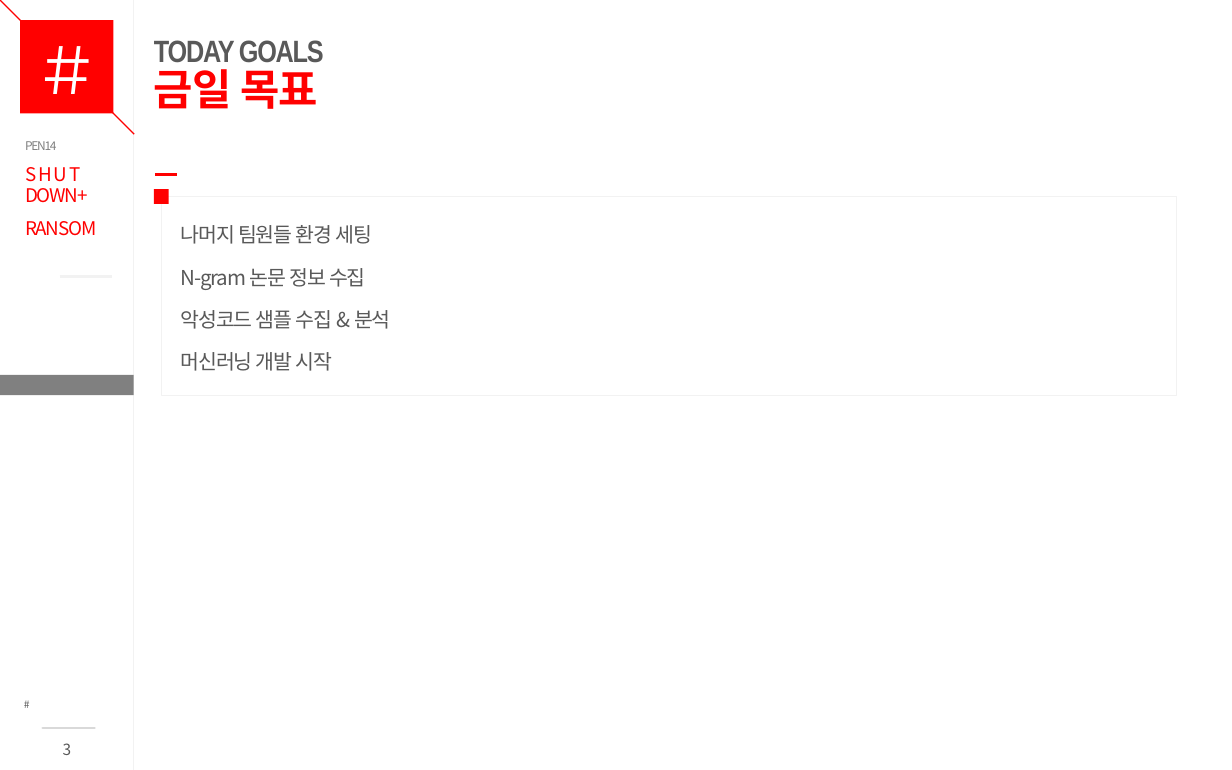
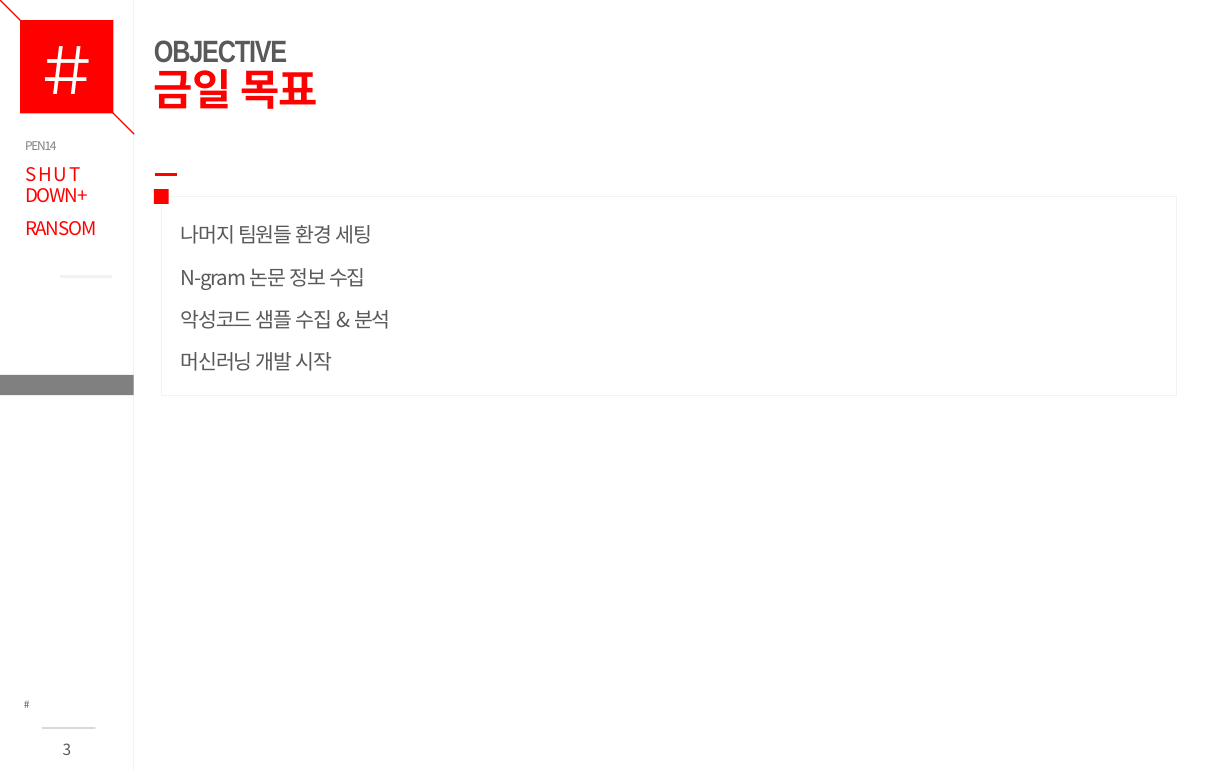
Before and after one commit to annie522/kitri, a slide deck: slide 3 of PROJ_DOC/MAN02.일정관리/shutdown_일간보고_20170705v0.1.pptx. Drawn at 1232x770 pixels with LibreOffice and Linux fonts; fonts in the diff are those of the drawing. Boxes give left, top, right and bottom in pixels: in the first picture for what was removed or moved away, otherwise in the second. Text is boxed around its words. In the diff, an @@ line names an element or a change of style, - is before the commit and + after.

```diff
--- a/PROJ_DOC/MAN02.일정관리/shutdown_일간보고_20170705v0.1.pptx
+++ b/PROJ_DOC/MAN02.일정관리/shutdown_일간보고_20170705v0.1.pptx
@@ title at (154,40,318,109): text changed @@
-TODAY GOALS
-금일 목표
+OBJECTIVE
+금일 목표
```
Also in this commit, not shown: 2 other slides changed.
